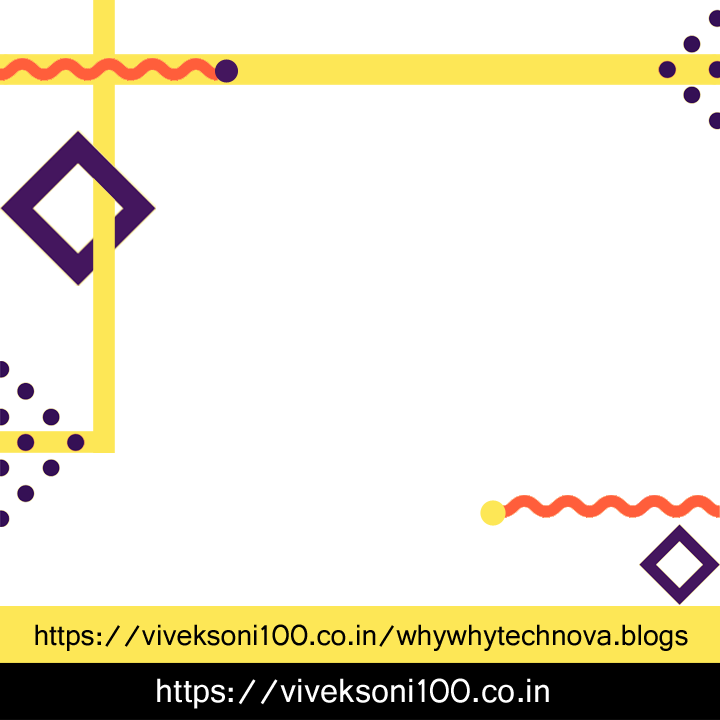
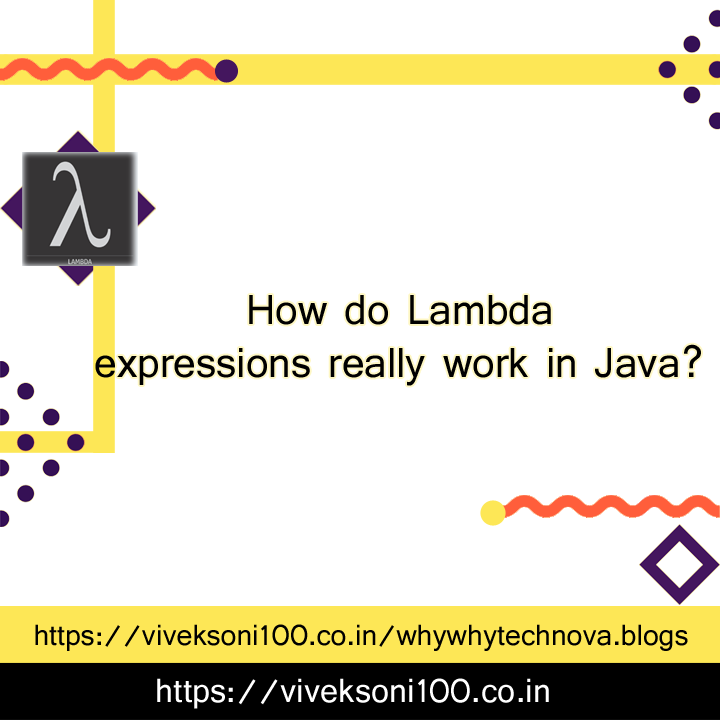
Comparing the layer stacks of the two (720, 720) images. Changes:
added layer "How do Lambda expressions real" above "https://viveksoni100.co.in/why" over box(95, 295, 701, 386)
added layer "Layer 4" above "https://viveksoni100.co.in" over box(22, 152, 138, 266)
